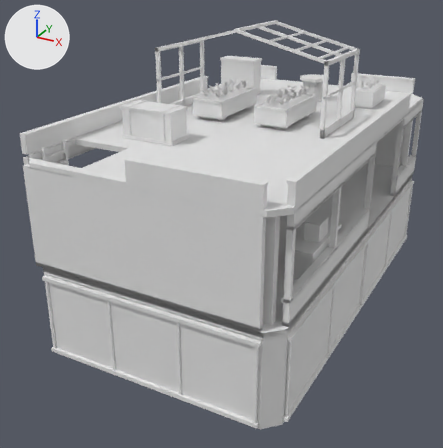
The OBJ model cloudbreak-array-r2/assets/tower-f-2.obj, before and after one commit.
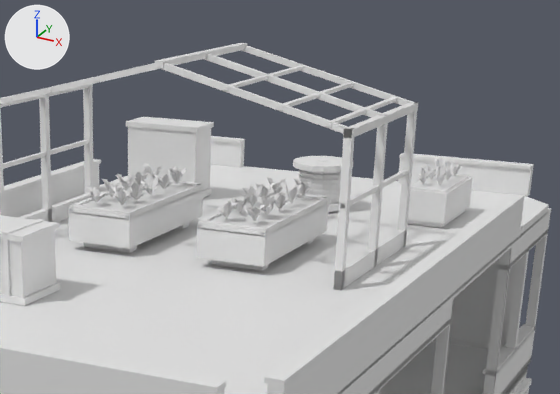
There are two pictures of each version: one whole from a 50 mm camera at (8.91, -18.69, 8.39) aimed at (-0.64, -1.33, -0.29), one close up on the part from 36% to 97% of the width and 0% to 42% of the height. The axes (+X, +Y, +Z) are drawn at upper left. The lights are the same throughout. The first two pictures are the older version. Where no turn or scale is listed for an object, it has been applied to the vertices.

Names of what the first close-up shows: 'tower-f-2'.
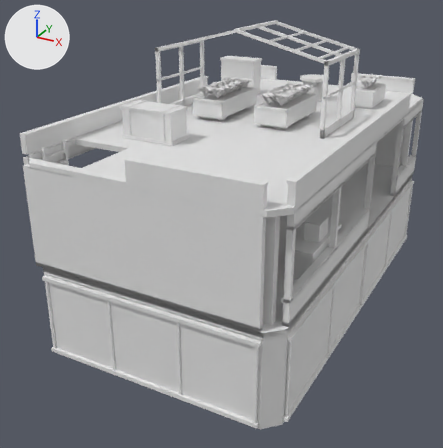
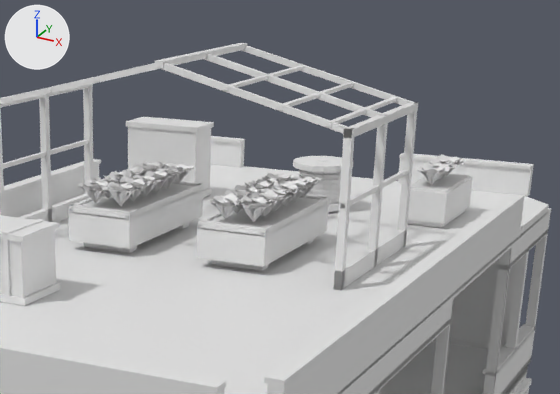
Pixel boxes [x1, y1, x2, y2] of what changed, in the close-ups (560 x 394 px; the box of a moved part takes in the faces that stretch with it):
part 1 of me_tower_f_2, rebuilt: before [140, 173, 161, 195]; after [141, 170, 173, 193]
part 2 of me_tower_f_2, rebuilt: before [267, 177, 287, 194]; after [262, 173, 295, 182]
part 3 of me_tower_f_2, rebuilt (84% wider, 15% taller): before [294, 179, 312, 198]; after [287, 176, 321, 198]
part 4 of me_tower_f_2, rebuilt: before [102, 179, 123, 197]; after [88, 178, 122, 199]
part 5 of me_tower_f_2, rebuilt: before [255, 183, 275, 199]; after [251, 178, 285, 186]
part 6 of me_tower_f_2, rebuilt (77% wider, 14% taller): before [281, 183, 302, 203]; after [274, 179, 312, 202]
part 7 of me_tower_f_2, rebuilt (86% wider, 44% taller): before [86, 186, 106, 203]; after [77, 179, 115, 204]
part 8 of me_tower_f_2, rebuilt (86% wider, 19% taller): before [111, 186, 131, 206]; after [100, 182, 138, 206]
part 9 of me_tower_f_2, rebuilt: before [242, 185, 263, 206]; after [234, 185, 267, 195]
part 10 of me_tower_f_2, rebuilt: before [143, 163, 163, 179]; after [137, 161, 172, 169]
part 11 of me_tower_f_2, rebuilt (80% wider, 10% taller): before [168, 165, 187, 184]; after [160, 163, 195, 184]
part 12 of me_tower_f_2, rebuilt: before [229, 193, 252, 212]; after [220, 189, 251, 214]
part 13 of me_tower_f_2, rebuilt: before [131, 169, 149, 187]; after [127, 164, 162, 174]
part 14 of me_tower_f_2, rebuilt: before [154, 173, 174, 189]; after [153, 166, 184, 188]
part 15 of me_tower_f_2, rebuilt: before [217, 197, 237, 218]; after [208, 193, 246, 219]
part 16 of me_tower_f_2, rebuilt (78% wider, 53% taller): before [244, 205, 266, 221]; after [233, 197, 273, 222]
part 17 of me_tower_f_2, rebuilt: before [116, 174, 136, 191]; after [115, 166, 147, 178]
part 18 of me_tower_f_2, built on: before [129, 181, 289, 215]; after [104, 170, 302, 217]
part 19 of me_tower_f_2, moved or reshaped: before [418, 157, 462, 186]; after [416, 154, 465, 185]

What changed in the scene script:
```text
Change me_tower_f_2:
    remove me_tower_f_2.from_pydata(...)  # 2838 vertices, 4143 faces; spans x -4.3..4.3, y -7.32..7.32, z -2.97..6.28
    add me_tower_f_2.from_pydata(...)  # 4483 vertices, 6111 faces; spans x -4.3..4.3, y -7.32..7.32, z -2.97..6.28
    me_tower_f_2 part 1: the loose piece of 25 vertices spanning x -1.36..-0.99, y 0.22..0.58, z 3.93..4.27 is rebuilt with 85 vertices and now spans x -1.5..-0.94, y 0.26..0.94, z 3.93..4.31
    me_tower_f_2 part 2: the loose piece of 25 vertices spanning x 0.5..0.87, y 1.23..1.57, z 3.93..4.22 is rebuilt with 85 vertices and now spans x 0.45..1.02, y 1.08..1.63, z 3.93..4.3
    me_tower_f_2 part 3: the loose piece of 25 vertices spanning x 0.97..1.34, y 1.2..1.56, z 3.93..4.27 is rebuilt with 85 vertices and now spans x 0.82..1.39, y 1.09..1.63, z 3.93..4.29
    me_tower_f_2 part 4: the loose piece of 25 vertices spanning x -1.83..-1.47, y -0.24..0.08, z 3.93..4.26 is rebuilt with 85 vertices and now spans x -1.88..-1.29, y -0.55..0.11, z 3.93..4.32
    me_tower_f_2 part 5: the loose piece of 25 vertices spanning x 0.5..0.87, y 0.71..1.07, z 3.93..4.25 is rebuilt with 85 vertices and now spans x 0.45..1.02, y 0.69..1.35, z 3.93..4.31
    me_tower_f_2 part 6: the loose piece of 25 vertices spanning x 0.98..1.34, y 0.72..1.08, z 3.93..4.26 is rebuilt with 85 vertices and now spans x 0.79..1.39, y 0.65..1.35, z 3.93..4.32
    me_tower_f_2 part 7: the loose piece of 25 vertices spanning x -1.82..-1.46, y -0.73..-0.41, z 3.93..4.22 is rebuilt with 85 vertices and now spans x -1.88..-1.31, y -0.82..-0.3, z 3.93..4.3
    me_tower_f_2 part 8: the loose piece of 25 vertices spanning x -1.36..-0.99, y -0.75..-0.4, z 3.93..4.25 is rebuilt with 85 vertices and now spans x -1.55..-0.94, y -0.82..-0.3, z 3.93..4.31
    me_tower_f_2 part 9: the loose piece of 25 vertices spanning x 0.51..0.87, y 0.24..0.56, z 3.93..4.26 is rebuilt with 85 vertices and now spans x 0.45..0.99, y -0.13..0.55, z 3.93..4.29
    me_tower_f_2 part 10: the loose piece of 25 vertices spanning x -1.83..-1.46, y 1.24..1.56, z 3.93..4.26 is rebuilt with 85 vertices and now spans x -1.88..-1.3, y 1.1..1.63, z 3.93..4.29
    me_tower_f_2 part 11: the loose piece of 25 vertices spanning x -1.36..-0.99, y 1.21..1.54, z 3.93..4.25 is rebuilt with 85 vertices and now spans x -1.53..-0.94, y 1.08..1.63, z 3.93..4.3
    me_tower_f_2 part 12: the loose piece of 25 vertices spanning x 0.5..0.87, y -0.27..0.09, z 3.93..4.25 is rebuilt with 85 vertices and now spans x 0.45..0.99, y -0.54..0.15, z 3.93..4.32
    me_tower_f_2 part 13: the loose piece of 25 vertices spanning x -1.83..-1.46, y 0.72..1.08, z 3.93..4.24 is rebuilt with 85 vertices and now spans x -1.88..-1.33, y 0.67..1.39, z 3.93..4.3
    me_tower_f_2 part 14: the loose piece of 25 vertices spanning x -1.36..-0.99, y 0.71..1.04, z 3.93..4.25 is rebuilt with 85 vertices and now spans x -1.49..-0.94, y 0.66..1.35, z 3.93..4.31
    me_tower_f_2 part 15: the loose piece of 25 vertices spanning x 0.5..0.87, y -0.74..-0.39, z 3.93..4.24 is rebuilt with 85 vertices and now spans x 0.45..1.05, y -0.82..-0.29, z 3.93..4.29
    me_tower_f_2 part 16: the loose piece of 25 vertices spanning x 0.97..1.34, y -0.75..-0.39, z 3.93..4.22 is rebuilt with 85 vertices and now spans x 0.83..1.39, y -0.82..-0.25, z 3.93..4.29
    me_tower_f_2 part 17: the loose piece of 25 vertices spanning x -1.83..-1.46, y 0.23..0.59, z 3.93..4.26 is rebuilt with 85 vertices and now spans x -1.88..-1.33, y 0.26..0.94, z 3.93..4.31
    me_tower_f_2 part 18: 75 vertices removed from x -1.36..1.34, y -0.27..0.58, z 3.93..4.28; 595 vertices added at x -1.88..1.39, y -0.58..0.95, z 3.93..4.32
    me_tower_f_2 part 19: 150 vertices removed from x 2.36..2.9, y 3.63..4.86, z 3.87..4.21; 255 vertices added at x 2.34..2.92, y 3.52..4.97, z 3.87..4.25
```
